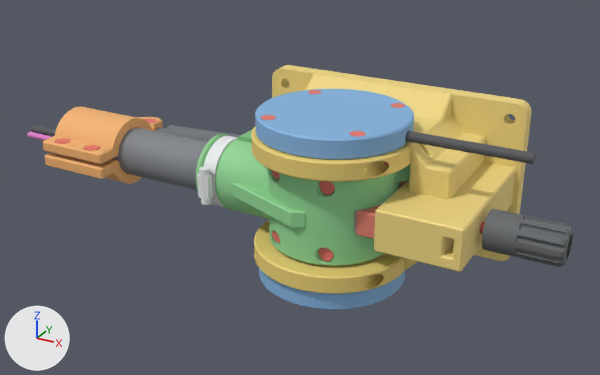
The glTF model Base/Rev4/renders/MkIII_Rev4_Assembly.glb as it was, and as the next commit left it.
Rendered twice from a 50 mm lens placed at (158.0, -319.0, 160.0), pointed at (-26.0, 15.0, -7.0). Lighting does not change. The marker at lower left points along +X, +Y and +Z. The picture after the commit comes second.

The first picture shows 'cap_left', 'cap_right', 'carbon_tube', 'cover_cable', 'cover_sensor', 'frame', 'friction_knob', 'gas_strut', 'hardware', 'hose_clamp', 'lever_upper', 'strut_collar', 'usb_cable' and 6 more.
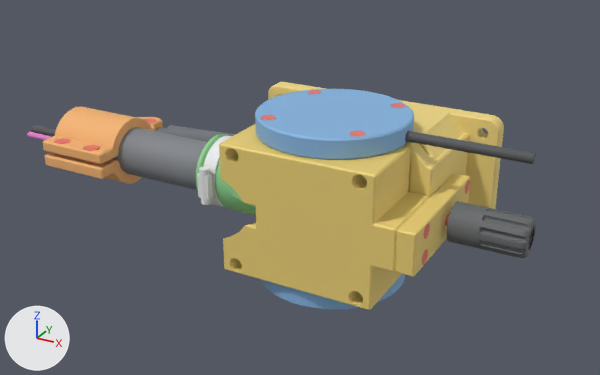
Pixel boxes (x1, y1, x2, y2) of what changed, in the pictures (600 x 375 px; the box of a moved part takes in the faces that stretch with it):
'shell', added (yellow): after (219, 124, 429, 310)
'frame', reshaped: before (267, 65, 532, 272); after (268, 82, 504, 209)
'friction_knob', reshaped: before (482, 209, 573, 267); after (447, 201, 536, 258)
'cap_left', deleted (yellow): before (254, 222, 404, 294)
'cap_right', deleted (yellow): before (251, 127, 411, 182)
'back_plate', added (yellow): after (395, 173, 470, 277)
part 1 of me_frame, moved or reshaped: before (272, 65, 532, 272); after (268, 82, 504, 209)
part 2 of me_friction_knob, moved or reshaped: before (515, 216, 573, 267); after (478, 208, 536, 258)
part 3 of me_friction_knob, moved or reshaped: before (482, 209, 528, 257); after (447, 201, 492, 249)
part 4 of me_hardware, added: after (422, 249, 428, 265)
part 5 of me_hardware, added: after (465, 180, 470, 194)
part 6 of me_hardware, added: after (424, 223, 430, 239)
part 7 of me_hardware, rebuilt (mostly hidden): before (480, 222, 485, 234); after (445, 215, 449, 226)
'lever_upper', unchanged, covered by the edit: before (196, 136, 394, 266); after (196, 136, 256, 216)

Diff of the bpy script that builds the scene:
```diff
--- a/Base/Rev4/renders/MkIII_Rev4_Assembly.glb.py
+++ b/Base/Rev4/renders/MkIII_Rev4_Assembly.glb.py
@@ me_frame @@
 # used by ob_frame; location = (0.0, 0.0, 0.0)
-me_frame.from_pydata(...)  # 3744 vertices, 7532 faces; spans x -62.0..74.0, y -25.0..58.0, z -41.0..41.0
+me_frame.from_pydata(...)  # 3762 vertices, 7576 faces; spans x -65.0..62.0, y 0.0..58.0, z -31.5..31.5
+# me_frame part 1: 19 vertices moved from x -55.4..63.3, y -24.2..58.0, z -31.5..33.4 to x -55.3..52.0, y 0.0..58.0, z -26.2..25.9; 1351 vertices removed from x -62.0..74.0, y -25.0..58.0, z -41.0..41.0; 1369 vertices added at x -65.0..62.0, y 0.0..58.0, z -31.5..31.5
 me_frame.materials.append(mat_material_0)
@@ me_friction_knob @@
 # used by ob_friction_knob; location = (0.0, 0.0, 0.0)
-me_friction_knob.from_pydata(...)  # 1911 vertices, 3822 faces; spans x 74.5..108.5, y -9.0..9.0, z -9.0..9.0
+me_friction_knob.from_pydata(...)  # 1911 vertices, 3822 faces; spans x 59.0..93.0, y -9.0..9.0, z -9.0..9.0
+# me_friction_knob part 2: all 1599 vertices in x 88.5..108.5, y -9.0..9.0, z -9.0..9.0 are moved by (-15.5, 0.0, 0.0)
+# me_friction_knob part 3: all 243 vertices in x 74.5..75.0, y -9.0..9.0, z -9.0..9.0 are moved by (-15.5, 0.0, 0.0)
+# other edits to the shape of me_friction_knob do not show in these pictures
 me_friction_knob.materials.append(mat_material_4)
@@ me_hardware @@
 # used by ob_hardware; location = (0.0, 0.0, 0.0)
-me_hardware.from_pydata(...)  # 4620 vertices, 9188 faces; spans x -33.8..82.0, y -24.9..24.9, z -41.0..41.0
+me_hardware.from_pydata(...)  # 5884 vertices, 11700 faces; spans x -33.8..80.5, y -29.3..29.3, z -41.0..41.0
+# me_hardware part 4: the loose piece of 316 vertices spanning x 18.3..24.9, y -24.9..-18.3, z 25.0..41.0 is copied, and the copy is turned 90 degrees about the y axis through its middle, then moved by (26.4, -4.4, -39.0); it spans x 40.0..56.0, y -29.3..-22.7, z -9.3..-2.7
+# me_hardware part 5: the loose piece of 316 vertices spanning x 18.3..24.9, y 18.3..24.9, z 25.0..41.0 is copied, and the copy is turned 90 degrees about the y axis through its middle, then moved by (26.4, 4.4, -27.0); it spans x 40.0..56.0, y 22.7..29.3, z 2.7..9.3
+# me_hardware part 6: the loose piece of 316 vertices spanning x 18.3..24.9, y -24.9..-18.3, z 25.0..41.0 is copied, and the copy is turned 90 degrees about the y axis through its middle, then moved by (26.4, -4.4, -27.0); it spans x 40.0..56.0, y -29.3..-22.7, z 2.7..9.3
+# me_hardware part 7: the loose piece of 276 vertices spanning x 48.5..82.0, y -4.6..4.6, z -4.6..4.6 is rebuilt with 276 vertices and now spans x 47.0..80.5, y -4.0..4.0, z -4.6..4.6
+# other edits to the shape of me_hardware do not show in these pictures
 me_hardware.materials.append(mat_material_7)
@@ me_back_plate @@
+me_back_plate.from_pydata(...)  # 1184 vertices, 2384 faces; spans x 47.5..56.0, y -38.0..30.0, z -10.0..10.0
+me_back_plate.materials.append(mat_material_1)  # yellow #eed378
@@ me_shell @@
+me_shell.from_pydata(...)  # 3013 vertices, 6054 faces; spans x -37.5..47.5, y -38.0..0.0, z -31.5..31.5
+me_shell.materials.append(mat_material_1)  # yellow #eed378
@@ ob_cap_left @@
-ob_cap_left = bpy.data.objects.new('cap_left', me_cap_left)
-ob_cap_left.location = (0.0, 0.0, 0.0)
@@ ob_cap_right @@
-ob_cap_right = bpy.data.objects.new('cap_right', me_cap_right)
-ob_cap_right.location = (0.0, 0.0, 0.0)
@@ ob_back_plate @@
+ob_back_plate = bpy.data.objects.new('back_plate', me_back_plate)
+ob_back_plate.location = (0.0, 0.0, 0.0)
@@ ob_shell @@
+ob_shell = bpy.data.objects.new('shell', me_shell)
+ob_shell.location = (0.0, 0.0, 0.0)
```
